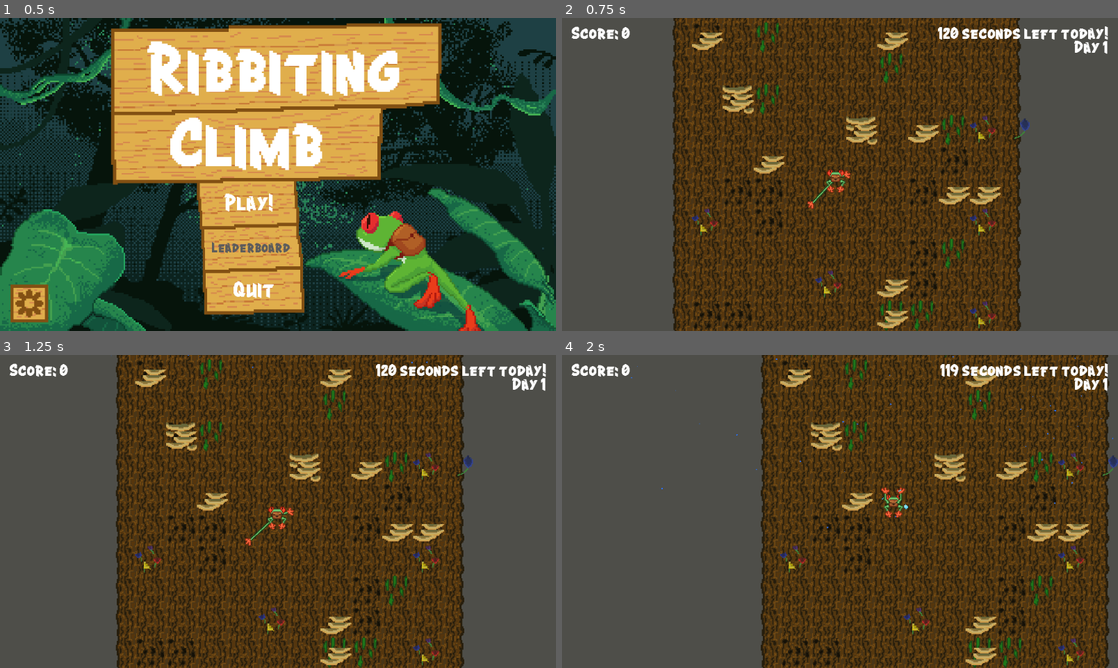
Above: before the commit, frames 1-4 (two rows, left to right).
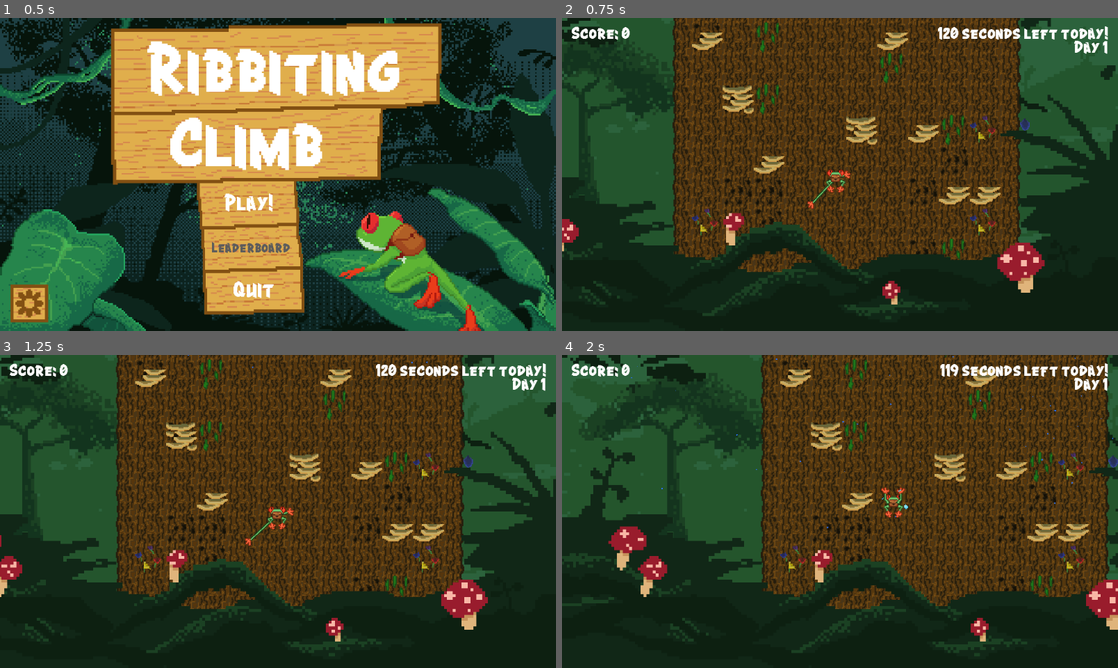
Above: after the commit, the same moments.

Repository: Team-Goose/brackeys-12-game-jam
Game: Godot game, scene res://game.tscn
The game is run twice, just before and just after one commit, with the same random seed, the same clock (stepped at 60 frames per second) and the same inputs. Sound files missing from this copy of the repository are replaced by a short silence.
Inputs (mouse positions are in pixels of both pictures, inside the frame that each line leads up to):
- Up to frame 1 (0.5 s): no input
- Up to frame 2 (0.75 s): click "Play!" at 0.5 s
- Up to frame 3 (1.25 s): no input
- Up to frame 4 (2 s): move the mouse to (684, 652) at 1.27 s; press the mouse at (684, 652) at 1.28 s; hold Right (right) from 1.28 s (still down)

Frame 1 is identical in both runs. In frame 2, 52% of the frame differs, in the area x 0-100%, y 0-100%; in frame 3, 52%; in frame 4, 52%.

Commit message:
added most of background stuff

Diff:
--- a/scenes/tree_hold_mapper.tscn
+++ b/scenes/tree_hold_mapper.tscn
@@ -1,7 +1,10 @@
-[gd_scene load_steps=3 format=3 uid="uid://cmfpfrh6sjf03"]
+[gd_scene load_steps=6 format=3 uid="uid://cmfpfrh6sjf03"]
 
 [ext_resource type="Script" path="res://scripts/tree_hold_mapper.gd" id="1_h3l8u"]
 [ext_resource type="PackedScene" uid="uid://tak0406ssi1m" path="res://scenes/Player.tscn" id="2_qo1ug"]
+[ext_resource type="Texture2D" uid="uid://chsgd0bbgef44" path="res://assets/game_bgs/bg_stitched.png" id="3_47w6v"]
+[ext_resource type="Texture2D" uid="uid://cins3fes40h3m" path="res://assets/game_bgs/fg_BOTTOM.png" id="3_wg7jx"]
+[ext_resource type="Texture2D" uid="uid://c4vv5nyn20ltq" path="res://assets/game_bgs/bg_BOTTOM.png" id="4_48jp3"]
 
 [node name="TreeHoldMapper" type="Node2D"]
 process_mode = 1
@@ -14,5 +17,28 @@
 [node name="ParallaxBackground" type="ParallaxBackground" parent="."]
 
 [node name="ParallaxLayer" type="ParallaxLayer" parent="ParallaxBackground"]
+z_index = -2
+z_as_relative = false
+motion_mirroring = Vector2(0, 7332)
 
-[node name="Sprite2D" type="Sprite2D" parent="ParallaxBackground/ParallaxLayer"]
+[node name="StitchedBG" type="Sprite2D" parent="ParallaxBackground/ParallaxLayer"]
+texture_filter = 1
+position = Vector2(554, -4851)
+scale = Vector2(6.10976, 6.10976)
+texture = ExtResource("3_47w6v")
+
+[node name="ForestFloor" type="Sprite2D" parent="."]
+z_index = -1
+z_as_relative = false
+texture_filter = 1
+position = Vector2(554, -269)
+scale = Vector2(6.11, 6.11)
+texture = ExtResource("4_48jp3")
+
+[node name="ForegroundMushrooms" type="Sprite2D" parent="."]
+z_index = 6
+z_as_relative = false
+texture_filter = 1
+position = Vector2(553.773, -268.5)
+scale = Vector2(6.11, 6.11)
+texture = ExtResource("3_wg7jx")
Binary file added: assets/game_bgs/bg_BOTTOM.png
Not shown, added: assets/game_bgs/bg_BOTTOM.png.import
Binary file added: assets/game_bgs/bg_TOP.png
Not shown, added: assets/game_bgs/bg_TOP.png.import
Binary file added: assets/game_bgs/bg_stitched.png
Not shown, added: assets/game_bgs/bg_stitched.png.import
Binary file added: assets/game_bgs/fg_BOTTOM.png
Not shown, added: assets/game_bgs/fg_BOTTOM.png.import
